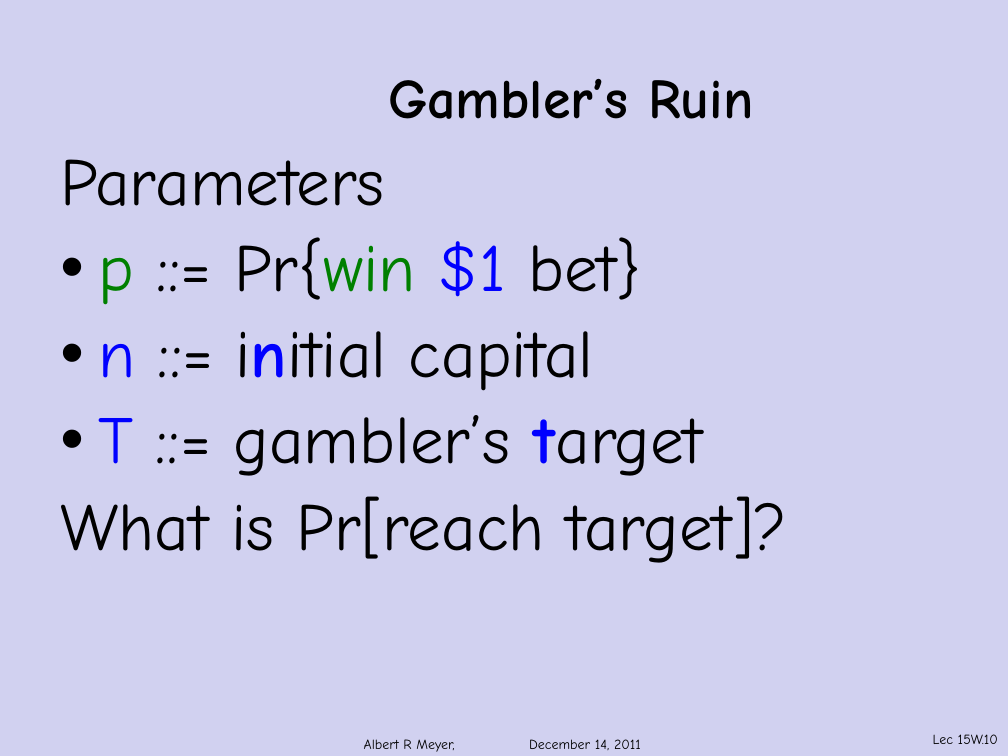
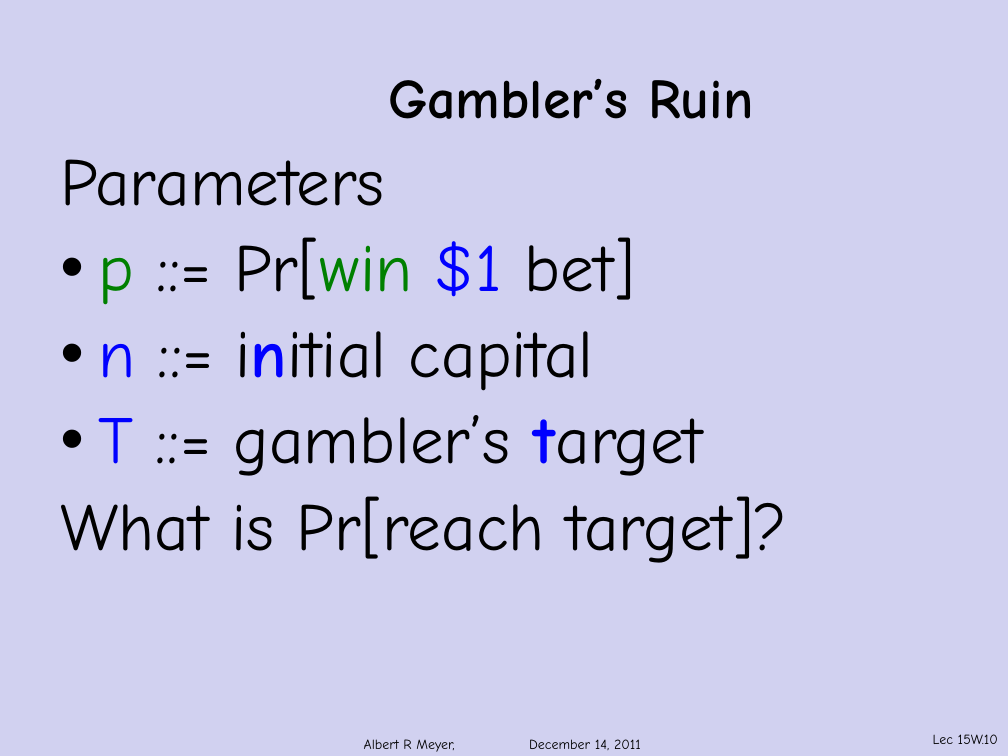
Before and after one commit to armeyer/mcs_web, a slide deck: slide 10 of fall11/slidesF11/slides15w.pptx. Drawn at 1008x756 pixels with LibreOffice and Linux fonts; fonts in the diff are those of the drawing; background and template pictures are left out. Boxes give left, top, right and bottom in pixels: in the first picture for what was removed or moved away, otherwise in the second. Text is boxed around its words. In the diff, an @@ line names an element or a change of style, - is before the commit and + after.

```diff
--- a/fall11/slidesF11/slides15w.pptx
+++ b/fall11/slidesF11/slides15w.pptx
@@ text at <box>98,237,634,305</box>: text changed @@
-• p ::= Pr{win $1 bet}
+• p ::= Pr[win $1 bet]
```
Also in this commit, not shown: 19 other slides changed, 6 slides added, 1 other file.
